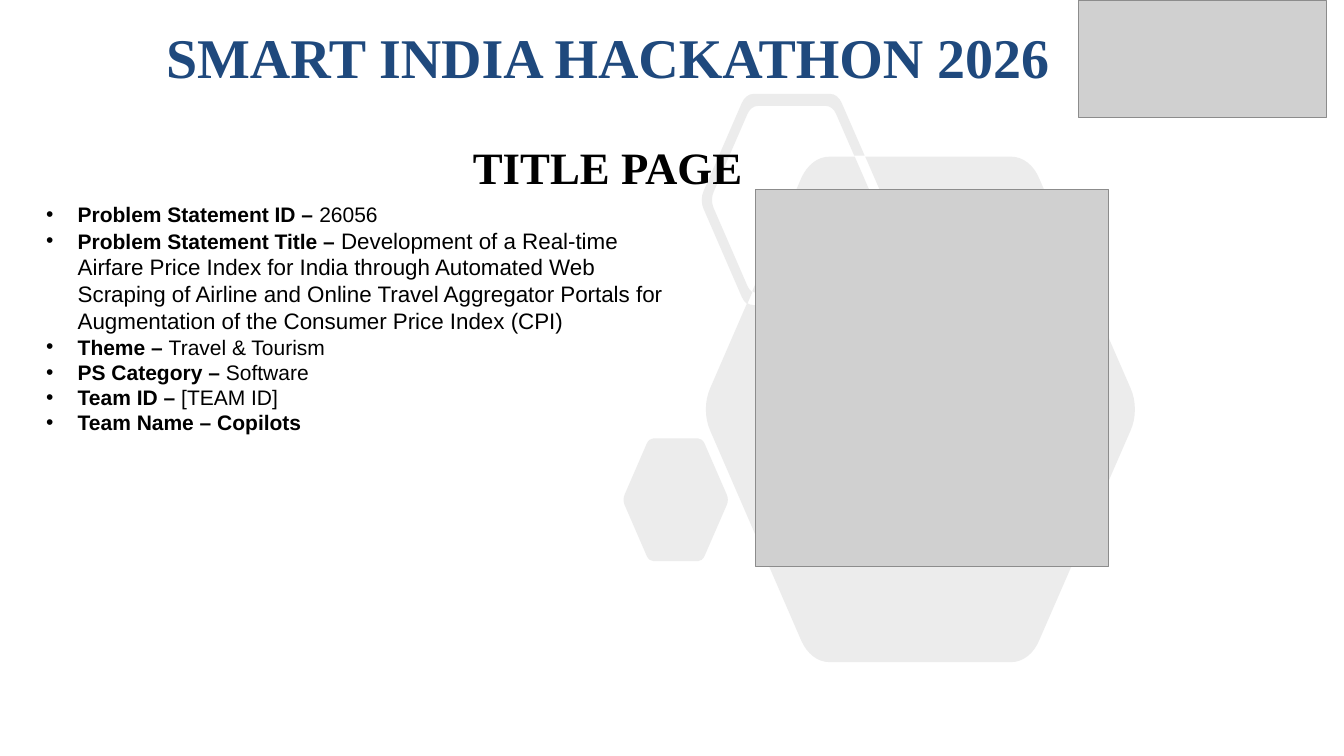
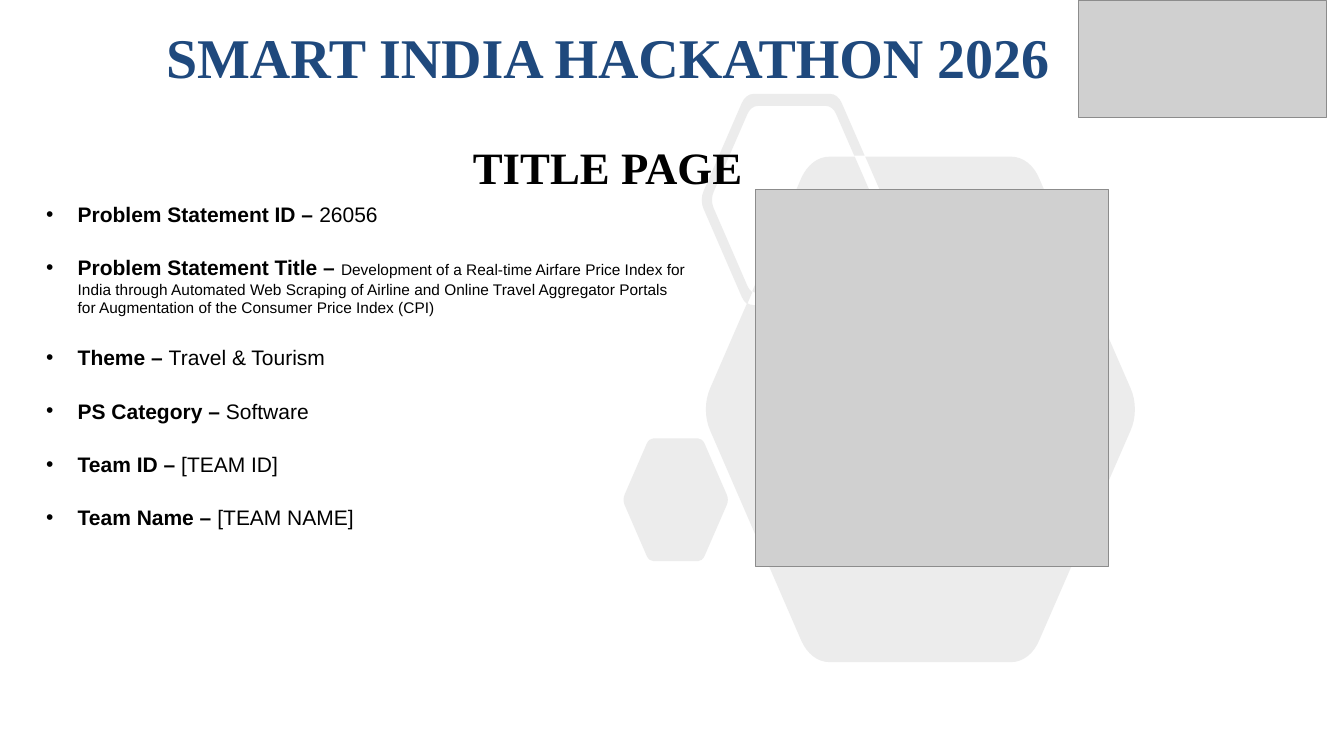
Before and after one commit to Naveen-Boddepalli/aerodex, a slide deck: slide 1 of docs/AeroDex-SIH2026-Idea.pptx. Drawn at 1344x756 pixels with LibreOffice and Linux fonts; fonts in the diff are those of the drawing; grey boxes stand for pictures. Boxes give left, top, right and bottom in pixels: in the first picture for what was removed or moved away, otherwise in the second. Text is boxed around its words. In the diff, an @@ line names an element or a change of style, - is before the commit and + after.

```diff
--- a/docs/AeroDex-SIH2026-Idea.pptx
+++ b/docs/AeroDex-SIH2026-Idea.pptx
@@ text at [78,206,685,476]: size 16 to 11 pt in "Development of a Real-time Airfare Price Index ..."; more space between paragraphs @@
@@ text at [78,509,353,530]: text changed; bold off @@
-• Team Name – Copilots
+• Team Name – [TEAM NAME]
```
Also in this commit, not shown: 5 other slides changed, 2 other files.
